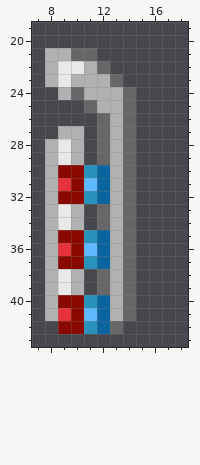
Pixel-art sprite: items/active/weapons/melee/shortsword/blade/48.png. That is the earlier state.
The file is 24x64 pixels. Shown: x 7..18, y 19..43.
The same view after the edit:
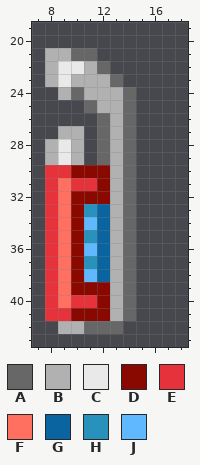
Palette (. is transparent): A #676767  B #b1b1b1  C #e9e9e9  D #890900  E #e5323b  F #ff7060  G #0964a0  H #2992bc  J #60b9ff
What changed:
{"y":30,"x":8,"old":"BD","new":"EE"}
{"y":30,"x":11,"old":"HG","new":"DD"}
{"y":31,"x":8,"old":"BEDJG","new":"EFEED"}
{"y":32,"x":8,"old":"BD","new":"EF"}
{"y":32,"x":11,"old":"HG","new":"DD"}
{"y":33,"x":8,"old":"BCB.A","new":"EFDHG"}
{"y":34,"x":8,"old":"BCB.A","new":"EFDJG"}
{"y":35,"x":8,"old":"BD","new":"EF"}
{"y":36,"x":8,"old":"BE","new":"EF"}
{"y":37,"x":8,"old":"BD","new":"EF"}
{"y":38,"x":8,"old":"BCB.A","new":"EFDJG"}
{"y":39,"x":8,"old":"BCB.A","new":"EFDDD"}
{"y":40,"x":8,"old":"BDDHG","new":"EFEED"}
{"y":41,"x":8,"old":"B","new":"E"}
{"y":41,"x":11,"old":"JG","new":"DD"}
{"y":42,"x":9,"old":"DDHG","new":"BBAA"}
{"label":"changed","picture_box":[45,165,110,334]}
